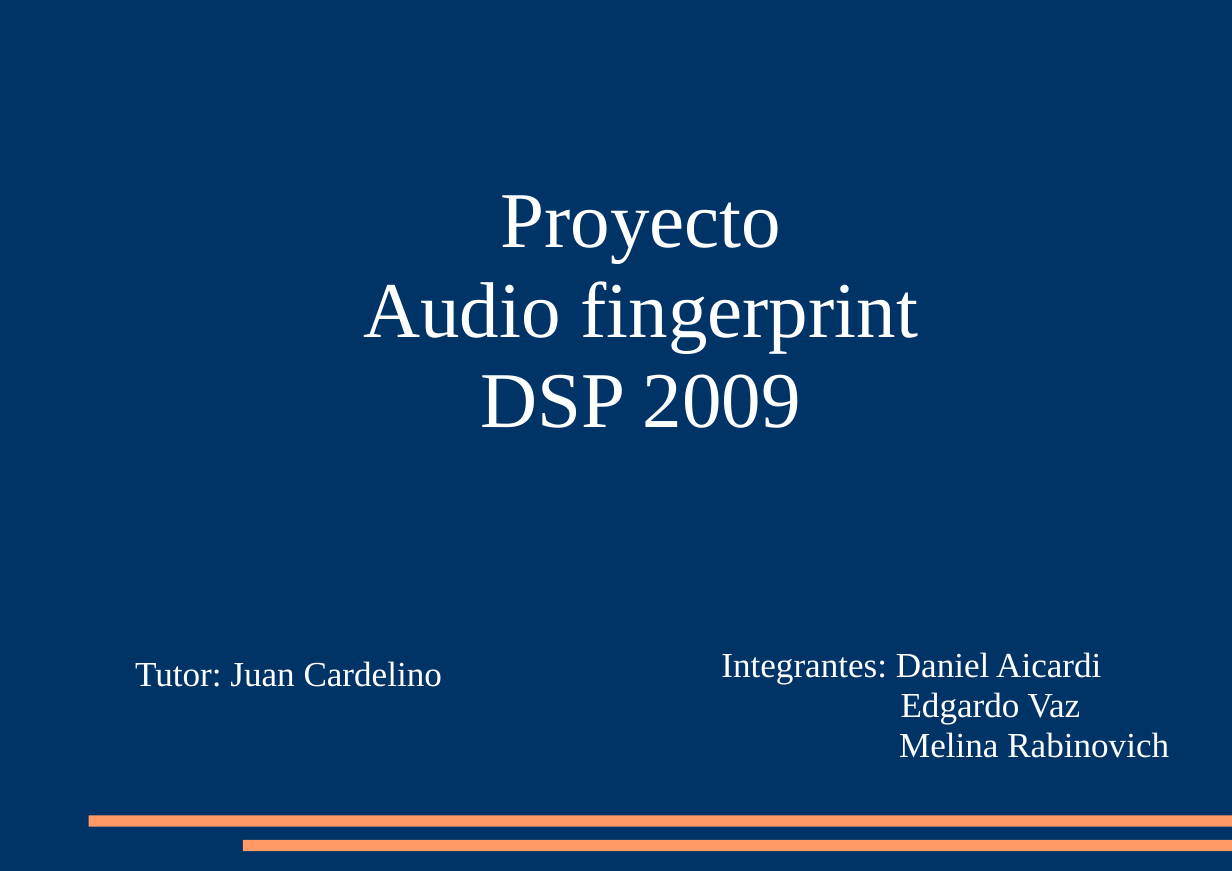
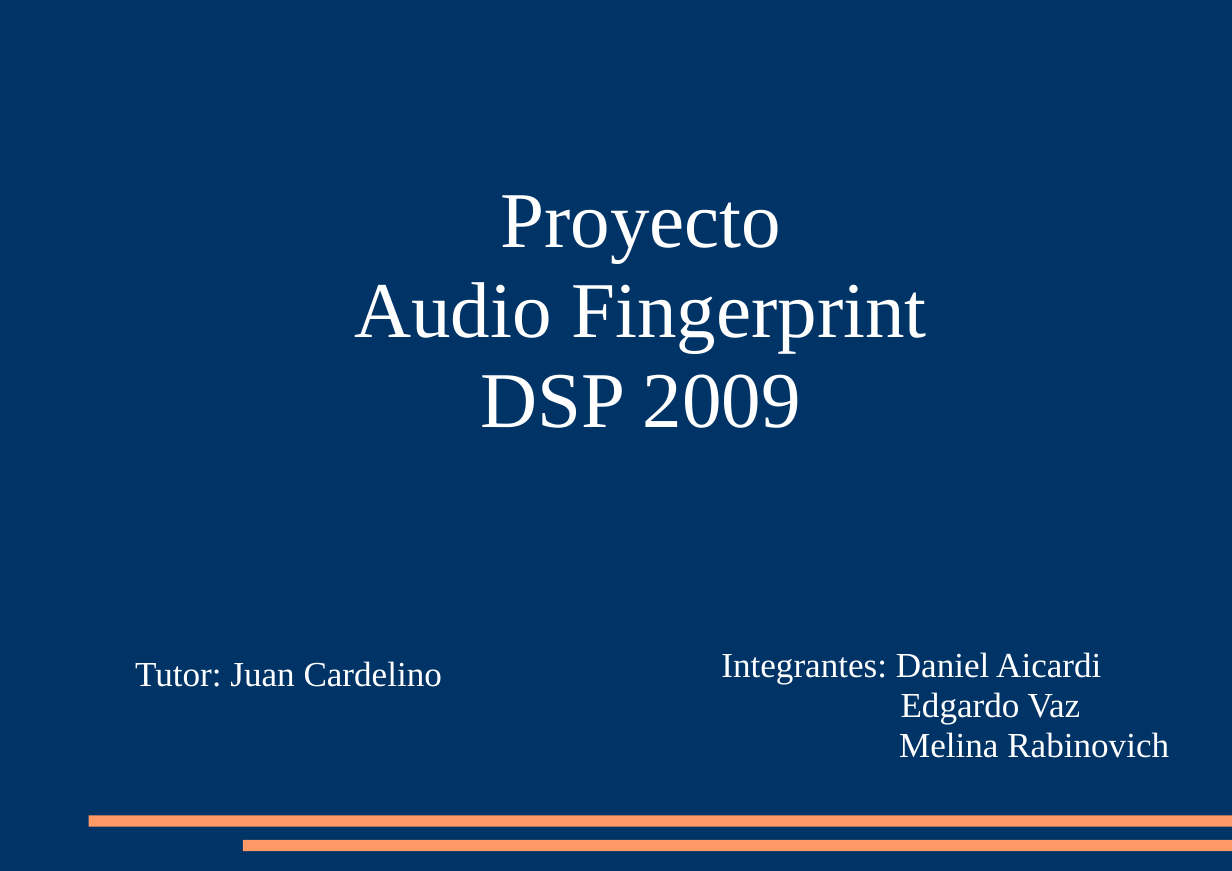
Before and after one commit to mrabinovichm/audio-fingerprint, a slide deck: slide 1 of Presentacion.ppt. Drawn at 1232x871 pixels with LibreOffice and Linux fonts; fonts in the diff are those of the drawing. Boxes give left, top, right and bottom in pixels: in the first picture for what was removed or moved away, otherwise in the second. Text is boxed around its words. In the diff, an @@ line names an element or a change of style, - is before the commit and + after.

```diff
--- a/Presentacion.ppt
+++ b/Presentacion.ppt
@@ text at (354, 282, 927, 352): text changed @@
-Audio fingerprint
+Audio Fingerprint
```
Also in this commit, not shown: 6 slides added, 2 other files.
